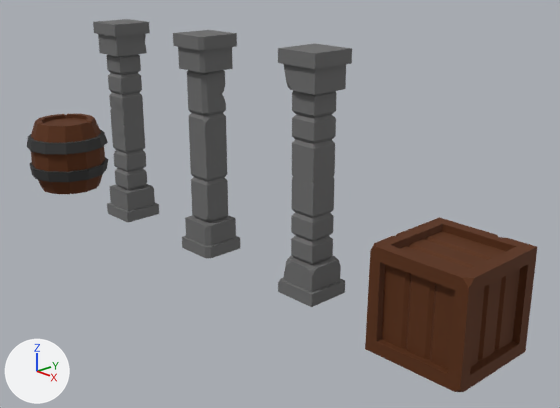
Renders of the Blender file CompleteBlenderCreatorTraining/02_ModularDungeon/ModularDungeon.blend from each side of a commit.
Both versions are drawn from a 50 mm lens placed at (8.16, -6.3, 4.16), pointed at (0.84, 0.55, 0.74). Lighting does not change. The marker at lower left points along +X, +Y and +Z.

Names of what the first picture shows: 'Barrel', 'Crate', 'Pillar', 'Pillar.001', 'Pillar.002'.
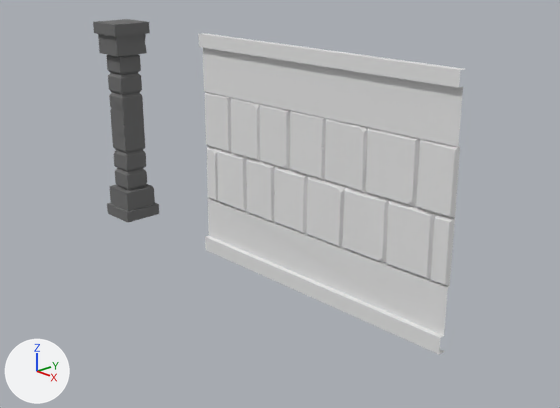
The change, as a list of edits to the scene's bpy script:
```text
Add me_plane:
    me_plane.from_pydata(...)  # 158 vertices, 120 faces; spans x -2.0..2.0, y -2.0..1.0, z -0.01..0.1
Change ob_barrel:
    add ob_barrel.hide_set(True)  # its collection is switched off
Change ob_crate:
    add ob_crate.hide_set(True)  # its collection is switched off
Change ob_pillar:
    add ob_pillar.hide_set(True)
Change ob_pillar_001:
    add ob_pillar_001.hide_set(True)
Add ob_plane:
    ob_plane = bpy.data.objects.new('Plane', me_plane)
    ob_plane.location = (2.0, 0.0, 2.0)
    ob_plane.rotation_euler = (1.571, 0.0, 0.0)  # degrees (90, 0, 0)
```

Where the change shows, as pixel boxes (x1, y1, x2, y2) in the pictures (560 x 408 px):
'Plane', added: after (198, 33, 464, 354)
'Crate', hidden (brown): before (365, 217, 537, 392)
'Pillar.001', hidden: before (278, 44, 352, 307)
'Pillar', hidden: before (173, 30, 240, 258)
'Barrel', hidden: before (27, 114, 108, 194)
